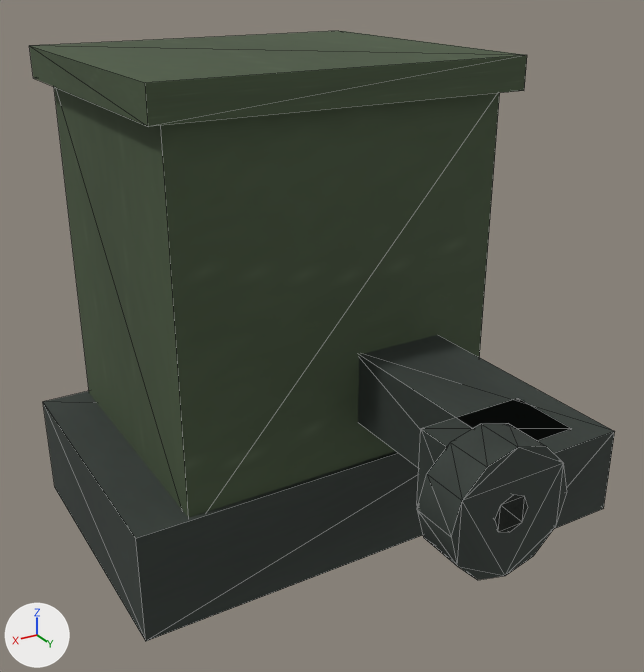
One commit to the glTF model art/exports/SG_Drive.glb: the scene before it, then after it.
One viewpoint serves both versions: a 50 mm camera at (0.396, 0.76, 0.562) aimed at (0.004, 0.105, 0.235). Every picture has the same lights, and +X, +Y and +Z are marked at lower left. The older version comes first. Mesh edges are drawn as thin lines. Vertices at exactly the same position are counted once.

Objects in the first picture: 'SG_Drive'.
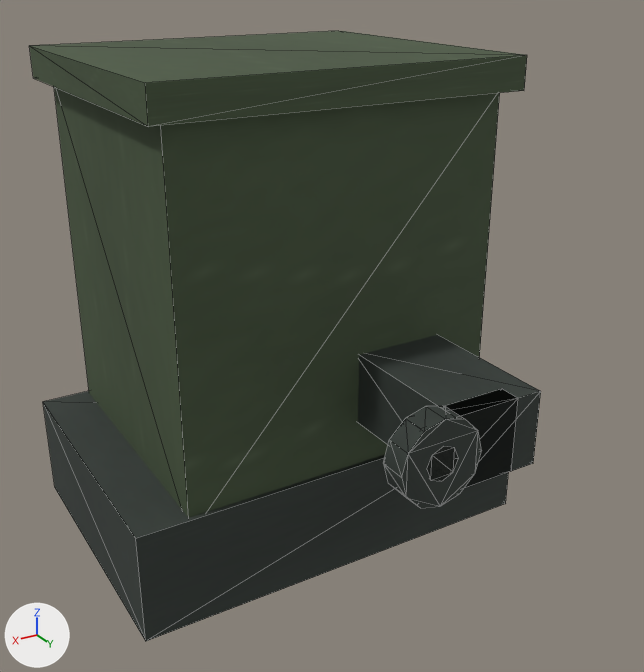
Changed parts and their boxes (x1, y1, x2, y2) in the pictures (644 x 672 px; the box of a moved part takes in the faces that stretch with it):
'SG_Drive', reshaped (13% narrower)
    before: (29, 31, 615, 641)
    after: (29, 31, 541, 641)
part 1 of me_sg_updatetemp_016, moved or reshaped
    before: (417, 398, 571, 506)
    after: (405, 389, 518, 487)
part 2 of me_sg_updatetemp_016, moved or reshaped
    before: (495, 495, 527, 532)
    after: (427, 446, 458, 481)
part 3 of me_sg_updatetemp_016, moved or reshaped
    before: (417, 423, 567, 580)
    after: (383, 406, 482, 508)
part 4 of me_sg_updatetemp_016, moved or reshaped
    before: (358, 335, 615, 529)
    after: (358, 335, 541, 488)

What the commit changed:
me_sg_updatetemp_016 is used by ob_sg_drive; location (0.0, 0.0, 0.0).
Before the commit, vertices of me_sg_updatetemp_016: 66 (-0.105, 0.36, 0.155) at pixel (603, 508), 67 (-0.105, 0.36, 0.225) at pixel (614, 431), 70 (-0.015, 0.36, 0.155), 71 (-0.015, 0.36, 0.225).
me_sg_updatetemp_016 had 120 vertices, 192 faces and spanned x -0.21..0.21, y -0.156..0.365, z 0.0..0.48.
me_sg_updatetemp_016 now has 120 vertices, 192 faces and spans x -0.21..0.21, y -0.156..0.285, z 0.0..0.48.
me_sg_updatetemp_016 part 1: the loose piece of 8 vertices spanning x -0.08..0.02, y 0.28..0.34, z 0.155..0.225 is scaled about its middle by (1, 0.333, 1), then moved by (0.0, -0.04, 0.0).
me_sg_updatetemp_016 part 2: the loose piece of 16 vertices spanning x -0.016..0.016, y 0.325..0.365, z 0.174..0.206 is scaled about its middle by (1, 0.625, 1), then moved by (0.0, -0.073, 0.0).
me_sg_updatetemp_016 part 3: the loose piece of 24 vertices spanning x -0.055..0.055, y 0.325..0.365, z 0.135..0.245 is scaled about its middle by (0.727, 0.625, 0.727), then moved by (0.0, -0.073, 0.0).
Part 4, on me_sg_updatetemp_016:
Vertices 66, 67, 70, 71 of me_sg_updatetemp_016 move by (0.0, -0.08, 0.0).
